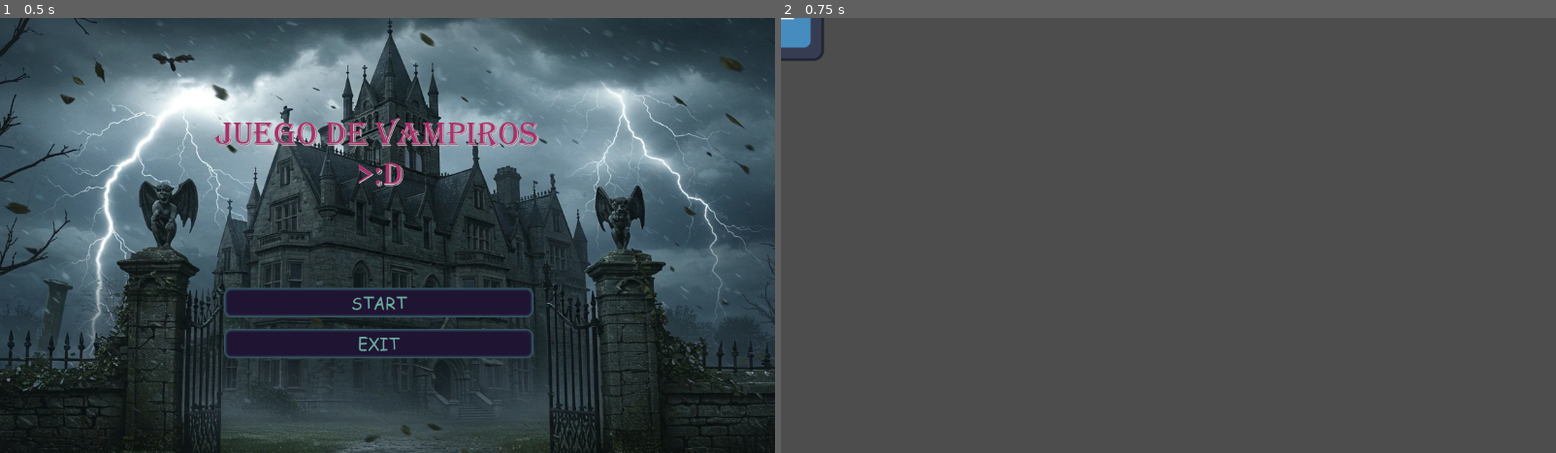
Above: before the commit, frames 1-2 (left to right).
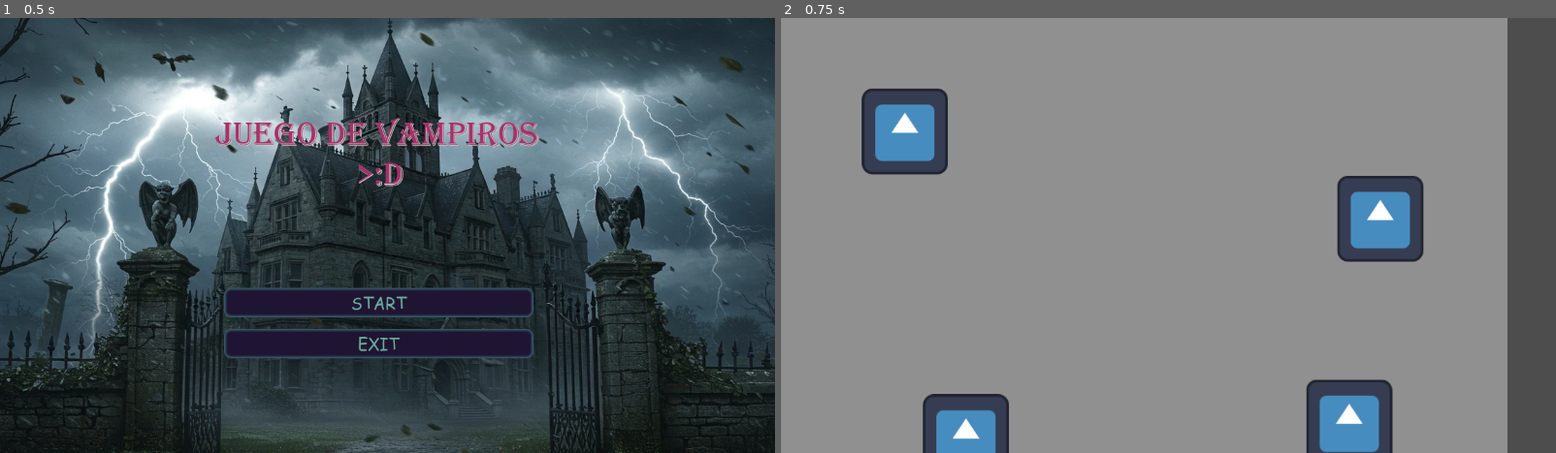
Above: after the commit, the same moments.

Repository: eddysanoli/global-game-jam-gt-2026
Game: Godot game, scene res://UI/mainMenu.tscn
Two runs of this game, one before a commit and one after it. Both use one fixed random seed, a clock stepped at 60 frames per second and the inputs below. The project has no main scene, so this scene is started directly. The engine's default icon, where the game draws it, is replaced by a stand-in: a white triangle on a blue panel in a dark square.
Inputs:
- Up to frame 1 (0.5 s): no input
- Up to frame 2 (0.75 s): click "START" at 0.5 s

Frame 1 is identical in both runs. In frame 2, 91% of the frame differs, in the area x 0-94%, y 0-100%.

Commit message:
select and kill v1

Diff:
--- a/UI/KillView.tscn
+++ b/UI/KillView.tscn
@@ -1,14 +1,17 @@
 [gd_scene format=3 uid="uid://bwrm4swv0p5pj"]
 
 [ext_resource type="Theme" uid="uid://djroh1jot6ik5" path="res://UI/UITheme.tres" id="1_cngpl"]
+[ext_resource type="Script" uid="uid://b5wlmj6mdagia" path="res://UI/kill_view.gd" id="1_jyp88"]
 
 [node name="KillView" type="Control" unique_id=1105548395]
+custom_minimum_size = Vector2(1080, 720)
 layout_mode = 3
 anchors_preset = 15
 anchor_right = 1.0
 anchor_bottom = 1.0
 grow_horizontal = 2
 grow_vertical = 2
+script = ExtResource("1_jyp88")
 
 [node name="ColorRect" type="ColorRect" parent="." unique_id=1299344515]
 layout_mode = 1
@@ -35,12 +38,29 @@
 theme_override_constants/separation = 100
 alignment = 1
 
-[node name="Button" type="Button" parent="HBoxContainer" unique_id=1237317246]
+[node name="Kill" type="Button" parent="HBoxContainer" unique_id=1237317246]
 layout_mode = 2
 theme = ExtResource("1_cngpl")
 text = "        KILL         "
 
-[node name="Button2" type="Button" parent="HBoxContainer" unique_id=1850443902]
+[node name="Cancel" type="Button" parent="HBoxContainer" unique_id=1850443902]
 layout_mode = 2
 theme = ExtResource("1_cngpl")
 text = "        Cancel         "
+
+[node name="PersonName" type="Label" parent="." unique_id=225337855]
+layout_mode = 1
+anchors_preset = 5
+anchor_left = 0.5
+anchor_right = 0.5
+offset_left = -246.0
+offset_top = 76.0
+offset_right = 259.0
+offset_bottom = 228.0
+grow_horizontal = 2
+theme = ExtResource("1_cngpl")
+theme_override_font_sizes/font_size = 111
+text = "VAMPIRO"
+
+[connection signal="button_down" from="HBoxContainer/Kill" to="." method="_on_kill_button_down"]
+[connection signal="button_down" from="HBoxContainer/Cancel" to="." method="_on_cancel_button_down"]
--- /dev/null
+++ b/UI/Tests/GameManager.gd
@@ -0,0 +1,3 @@
+extends Node
+
+signal ClickedMonigote(node)
--- a/UI/Tests/Monigote.tscn
+++ b/UI/Tests/Monigote.tscn
@@ -7,13 +7,18 @@
 size = Vector2(130, 128)
 
 [node name="Monigote" type="CharacterBody2D" unique_id=1613542649]
+z_index = 2
+z_as_relative = false
 input_pickable = true
 script = ExtResource("1_4fgyk")
 
 [node name="Sprite2D" type="Sprite2D" parent="." unique_id=1623536484]
+z_as_relative = false
 texture = ExtResource("1_wpdq5")
 
 [node name="CollisionShape2D" type="CollisionShape2D" parent="." unique_id=1486122065]
+z_index = 2
+z_as_relative = false
 shape = SubResource("RectangleShape2D_4fgyk")
 
 [connection signal="input_event" from="." to="." method="_on_input_event"]
--- a/UI/Tests/monigote.gd
+++ b/UI/Tests/monigote.gd
@@ -1,4 +1,4 @@
-extends CharacterBody2D
+class_name Monigote extends CharacterBody2D
 
 signal monigoteClicked(node)
 
--- /dev/null
+++ b/UI/kill_view.gd
@@ -0,0 +1,29 @@
+extends Control
+
+@onready var killerName = $PersonName
+var selectedMonigote;
+
+signal KillMonigote(node)
+signal Cancel
+
+# Called when the node enters the scene tree for the first time.
+func _ready() -> void:
+	pass # Replace with function body.
+
+
+# Called every frame. 'delta' is the elapsed time since the previous frame.
+func _process(delta: float) -> void:
+	pass
+
+func setKillerName(monigote: Node2D) -> void:
+	killerName.text = monigote.name;
+	selectedMonigote = monigote
+	print(monigote)
+
+
+func _on_kill_button_down() -> void:
+	KillMonigote.emit(selectedMonigote)
+
+
+func _on_cancel_button_down() -> void:
+	Cancel.emit()
--- a/UI/testScene.tscn
+++ b/UI/testScene.tscn
@@ -1,29 +1,31 @@
 [gd_scene format=3 uid="uid://du2ojqnsxwyag"]
 
 [ext_resource type="Script" uid="uid://b8najeefsccwb" path="res://UI/test_scene.gd" id="1_2o222"]
-[ext_resource type="PackedScene" uid="uid://2l7t2gjjmk2x" path="res://UI/Tests/Monigote.tscn" id="2_kehb0"]
 [ext_resource type="PackedScene" uid="uid://bwrm4swv0p5pj" path="res://UI/KillView.tscn" id="3_0wpys"]
 [ext_resource type="PackedScene" uid="uid://c7jxp0ig31ge" path="res://UI/PauseMenu.tscn" id="4_0vfwn"]
 
-[node name="TestScene" type="Node2D" unique_id=146570446]
+[node name="TestScene" type="Node2D" unique_id=45312389]
 script = ExtResource("1_2o222")
 
-[node name="ColorRect" type="ColorRect" parent="." unique_id=604807699]
-z_index = -4096
-anchors_preset = 15
-anchor_right = 1.0
-anchor_bottom = 1.0
-grow_horizontal = 2
-grow_vertical = 2
-
-[node name="Monigote" parent="." unique_id=1613542649 instance=ExtResource("2_kehb0")]
+[node name="ColorRect" type="ColorRect" parent="." unique_id=1299415471]
+z_as_relative = false
+clip_contents = true
+custom_minimum_size = Vector2(1080, 720)
+offset_right = 1080.0
+offset_bottom = 720.0
+mouse_filter = 2
+color = Color(1, 1, 1, 0.38039216)
 
 [node name="KillView" parent="." unique_id=1105548395 instance=ExtResource("3_0wpys")]
 visible = false
-offset_left = 566.0
-offset_top = 300.0
-offset_right = 566.0
-offset_bottom = 300.0
+z_index = 10
+anchors_preset = 0
+anchor_right = 0.0
+anchor_bottom = 0.0
+offset_right = 1080.0
+offset_bottom = 720.0
+grow_horizontal = 1
+grow_vertical = 1
 
 [node name="PauseMenu" parent="." unique_id=127774544 instance=ExtResource("4_0vfwn")]
 visible = false
@@ -32,6 +34,6 @@
 offset_right = 549.0
 offset_bottom = 309.0
 
-[connection signal="input_event" from="Monigote" to="." method="_on_monigote_input_event"]
-[connection signal="monigoteClicked" from="Monigote" to="." method="_on_monigote_monigote_clicked"]
+[connection signal="Cancel" from="KillView" to="." method="_on_kill_view_cancel"]
+[connection signal="KillMonigote" from="KillView" to="." method="_on_kill_view_kill_monigote"]
 [connection signal="setPause" from="PauseMenu" to="." method="_on_pause_menu_set_pause"]
--- a/UI/test_scene.gd
+++ b/UI/test_scene.gd
@@ -1,17 +1,37 @@
 extends Node2D
 
-@onready var killMenu = $KillViewnew
+@onready var killMenu = $KillView
 @onready var pauseMenu = $PauseMenu
 var paused = false
 
+@export var monigoteScn: PackedScene = preload("res://UI/Tests/Monigote.tscn");
+@export var monigoteCount: int = 5;
+@export var spawnLimitsY = 1000
+@export var spawnLimitsX = 1000
+var vampireId;
+var vampireNumber;
+var rng = RandomNumberGenerator.new()
+
 # Called when the node enters the scene tree for the first time.
 func _ready() -> void:
+	vampireNumber = (randi() % monigoteCount) + 1
+	instantiateMonigotes()
 	pass # Replace with function body.
 
 
 # Called every frame. 'delta' is the elapsed time since the previous frame.
 func _process(delta: float) -> void:
 	pass
+
+func instantiateMonigotes() -> void:
+	for i in range(monigoteCount):
+		var monigote = monigoteScn.instantiate() as Monigote
+		print('vamp number', vampireNumber)
+		if i == vampireNumber:
+			vampireId = monigote
+		monigote.position = Vector2(randf_range(0, spawnLimitsX), randf_range(0, spawnLimitsY))
+		monigote.monigoteClicked.connect(_on_monigote_monigote_clicked)
+		add_child(monigote)
 
 func _input(event: InputEvent) -> void:
 	if event.is_action_pressed("Pause"):
@@ -29,7 +49,16 @@
 
 func _on_monigote_monigote_clicked(node: Variant) -> void:
 	print(node.name)
-
+	killMenu.setKillerName(node);
+	killMenu.show()
 
 func _on_pause_menu_set_pause(bool: Variant) -> void:
 	pause()
+
+func _on_kill_view_cancel() -> void:
+	killMenu.hide()
+
+
+func _on_kill_view_kill_monigote(selectedMonigote: Variant) -> void:
+	if selectedMonigote == vampireId :
+		print('yaaaaayyy')
Not shown, added: UI/Tests/GameManager.gd.uid
Not shown, added: UI/kill_view.gd.uid
